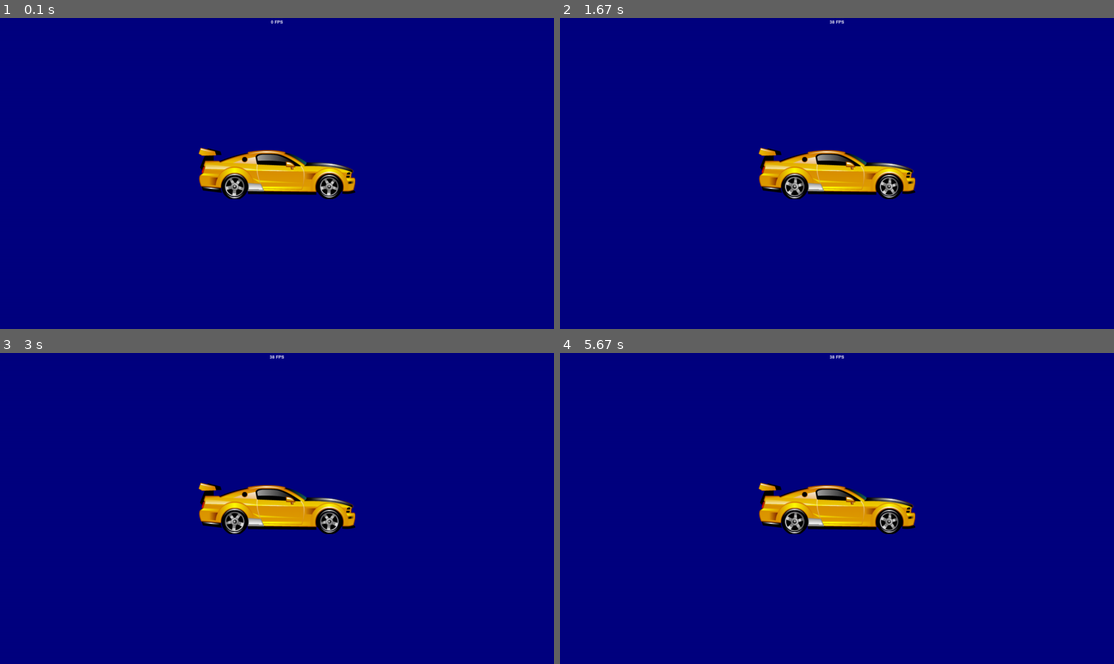
Above: before the commit, frames 1-4 (two rows, left to right).
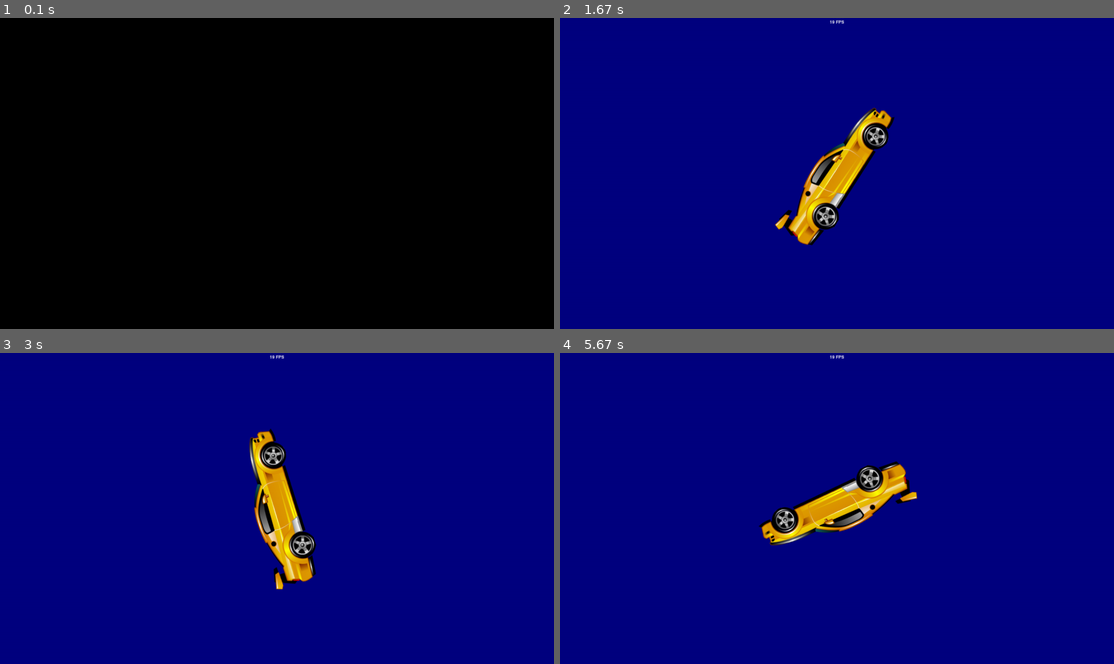
Above: after the commit, the same moments.

Repository: francis-clairicia/PyDiamond
Game: pygame game, started from main.py
Same seed, same stepped clock (60 frames per second), same inputs: the game is played once before the commit and once after it.
Inputs:
- Up to frame 1 (0.1 s): no input
- Up to frame 2 (1.67 s): no input
- Up to frame 3 (3 s): no input
- Up to frame 4 (5.67 s): no input

The runs differ from the first frame. In frame 1, 99% of the frame differs, in the area x 0-100%, y 0-100%; in frame 2, 5.4%; in frame 3, 5.6%; in frame 4, 4.5%.

Commit message:
[UPDATE] Added new features

Diff:
--- a/main.py
+++ b/main.py
@@ -209,9 +209,10 @@
     def __init__(self, window: Window) -> None:
         super().__init__(window, framerate=120)
         self.sprite: AnimatedSprite = AnimatedSprite(*MyResources.car)
-        self.sprite.start_animation(loop=True)
+        self.sprite.start_sprite_animation(loop=True)
         self.sprite.ratio = 20
         self.sprite.center = window.center
+        self.sprite.animation.register_rotation(360, offset=2).start_in_background(self)
 
     def update(self) -> None:
         self.sprite.update()
@@ -224,6 +225,7 @@
 def main() -> None:
     # w: Window = Window("my window", (0, 0))
     w: Window = Window("my window", (1366, 768))
+    MyResources.load_all_resources()
     w.text_framerate.show()
     # w.scenes.push_on_top(ShapeScene(w))
     # w.scenes.push_on_top(AnimationScene(w))
--- a/my_pygame/animation.py
+++ b/my_pygame/animation.py
@@ -14,7 +14,7 @@
     from .window import Window, WindowCallback
 
 
-class AbstractAnimationClass(metaclass=ABCMeta):
+class _AbstractAnimationClass(metaclass=ABCMeta):
     def __init__(self, drawable: Drawable, milliseconds: float):
         self.__drawable: Drawable = drawable
         self.__clock: Clock = Clock()
@@ -50,7 +50,7 @@
         return self.__milliseconds
 
 
-class AnimationSetPosition(AbstractAnimationClass):
+class _AnimationSetPosition(_AbstractAnimationClass):
     def __init__(
         self, drawable: Drawable, milliseconds: float, speed: float, **position: Union[float, Tuple[float, float]]
     ) -> None:
@@ -77,7 +77,7 @@
         self.drawable.set_position(**self.__position)
 
 
-class AnimationMove(AbstractAnimationClass):
+class _AnimationMove(_AbstractAnimationClass):
     def __init__(
         self, drawable: Drawable, translation: Union[Vector2, Tuple[float, float]], milliseconds: float, speed: float
     ) -> None:
@@ -107,7 +107,7 @@
             self.__vector = Vector2(0, 0)
 
 
-class AnimationRotation(AbstractAnimationClass):
+class _AnimationRotation(_AbstractAnimationClass):
     def __init__(
         self,
         drawable: Drawable,
@@ -141,7 +141,7 @@
             self.__actual_angle = self.__angle
 
 
-class AnimationScaleSize(AbstractAnimationClass):
+class _AnimationScaleSize(_AbstractAnimationClass):
     def __init__(self, drawable: Drawable, milliseconds: float, field: str, size: float, offset: float):
         super().__init__(drawable, milliseconds)
         self.__size: float = max(size, 0)
@@ -178,12 +178,12 @@
         self.set_drawable_size(self.__size)
 
 
-class AnimationScaleWidth(AnimationScaleSize):
+class _AnimationScaleWidth(_AnimationScaleSize):
     def __init__(self, drawable: Drawable, milliseconds: float, width: float, offset: float) -> None:
         super().__init__(drawable, milliseconds, "width", width, offset)
 
 
-class AnimationScaleHeight(AnimationScaleSize):
+class _AnimationScaleHeight(_AnimationScaleSize):
     def __init__(self, drawable: Drawable, milliseconds: float, height: float, offset: float) -> None:
         super().__init__(drawable, milliseconds, "height", height, offset)
 
@@ -192,23 +192,23 @@
     def __init__(self, drawable: Drawable):
         self.__drawable: Drawable = drawable
         self.__animations_order: List[str] = ["scale_width", "scale_height", "rotate", "rotate_point", "move"]
-        self.__animations: Dict[str, Optional[AbstractAnimationClass]] = dict.fromkeys(self.__animations_order)
+        self.__animations: Dict[str, Optional[_AbstractAnimationClass]] = dict.fromkeys(self.__animations_order)
         self.__window_callback: Optional[WindowCallback] = None
         self.__save_window_callback: Optional[WindowCallback] = None
-        self.__save_animations: Optional[Dict[str, Optional[AbstractAnimationClass]]] = None
+        self.__save_animations: Optional[Dict[str, Optional[_AbstractAnimationClass]]] = None
 
     def register_position(
         self, speed: float = 1, milliseconds: float = 10, **position: Union[float, Tuple[float, float]]
     ) -> Animation:
         self.stop_background()
-        self.__animations["move"] = AnimationSetPosition(self.__drawable, milliseconds, speed, **position)
+        self.__animations["move"] = _AnimationSetPosition(self.__drawable, milliseconds, speed, **position)
         return self
 
     def register_translation(
         self, translation: Union[Vector2, Tuple[float, float]], speed: float = 1, milliseconds: float = 10
     ) -> Animation:
         self.stop_background()
-        self.__animations["move"] = AnimationMove(self.__drawable, translation, milliseconds, speed)
+        self.__animations["move"] = _AnimationMove(self.__drawable, translation, milliseconds, speed)
         return self
 
     def register_rotation(
@@ -220,7 +220,7 @@
     ) -> Animation:
         self.stop_background()
         animation = "rotate" if point is None else "rotate_point"
-        self.__animations[animation] = AnimationRotation(self.__drawable, milliseconds, angle, offset, point)
+        self.__animations[animation] = _AnimationRotation(self.__drawable, milliseconds, angle, offset, point)
         return self
 
     def register_rotation_set(
@@ -250,7 +250,7 @@
     def register_width_set(self, width: float, offset: float = 1, milliseconds: float = 10) -> Animation:
         self.stop_background()
         self.__animations.pop("scale_height", None)
-        self.__animations["scale_width"] = AnimationScaleWidth(self.__drawable, milliseconds, width, offset)
+        self.__animations["scale_width"] = _AnimationScaleWidth(self.__drawable, milliseconds, width, offset)
         return self
 
     def register_height_offset(self, height_offset: float, step: float = 1, milliseconds: float = 10) -> Animation:
@@ -260,7 +260,7 @@
     def register_height_set(self, height: float, offset: float = 1, milliseconds: float = 10) -> Animation:
         self.stop_background()
         self.__animations.pop("scale_width", None)
-        self.__animations["scale_height"] = AnimationScaleHeight(self.__drawable, milliseconds, height, offset)
+        self.__animations["scale_height"] = _AnimationScaleHeight(self.__drawable, milliseconds, height, offset)
         return self
 
     def start(self, master: Union[Window, Scene], at_every_frame: Optional[Callable[..., None]] = None) -> None:
@@ -305,9 +305,9 @@
     def is_set(self, animation: str) -> bool:
         return self.__animations.get(animation) is not None
 
-    def __iter_animations(self) -> Iterator[AbstractAnimationClass]:
+    def __iter_animations(self) -> Iterator[_AbstractAnimationClass]:
         for animation_name in self.__animations_order:
-            animation: Optional[AbstractAnimationClass] = self.__animations.get(animation_name)
+            animation: Optional[_AbstractAnimationClass] = self.__animations.get(animation_name)
             if animation is not None:
                 yield animation
 
--- a/my_pygame/resource.py
+++ b/my_pygame/resource.py
@@ -119,8 +119,12 @@
     def get_total_nb_resources(cls) -> int:
         return cls.__total_nb_resources
 
-    def get_nb_loader_resources(cls) -> int:
+    def get_nb_loaded_resources(cls) -> int:
         return cls.__nb_loaded_resources
+
+    def load_all_resources(cls) -> None:
+        for resource in cls.__resources_files__:
+            cls.__get_resource(resource)
 
     def __get_resource(cls, resource_name: str) -> Any:
         def load_all_resources(resource_loader: _ResourceLoader) -> Any:
@@ -151,4 +155,4 @@
 
     @property
     def nb_loaded_resources(self) -> int:
-        return type(self).get_nb_loader_resources()
+        return type(self).get_nb_loaded_resources()
--- a/my_pygame/sprite.py
+++ b/my_pygame/sprite.py
@@ -108,12 +108,12 @@
             self.__sprite_idx = (self.__sprite_idx + 1) % len(self.__list)
             Sprite.default_image.fset(self, self.__list[self.__sprite_idx])  # type: ignore
             if self.__sprite_idx == 0 and not self.__loop:
-                self.stop_animation()
+                self.stop_sprite_animation()
 
     def is_sprite_animating(self) -> bool:
         return self.__animation
 
-    def start_animation(self, loop: bool = False) -> None:
+    def start_sprite_animation(self, loop: bool = False) -> None:
         if len(self.__list) <= 1:
             return
         self.__loop = bool(loop)
@@ -121,18 +121,14 @@
         self.__animation = True
         self.__clock.restart()
 
-    def restart_animation(self) -> None:
+    def restart_sprite_animation(self) -> None:
         if len(self.__list) <= 1:
             return
         self.__animation = True
         self.__clock.restart(reset=False)
 
-    def stop_animation(self) -> None:
+    def stop_sprite_animation(self) -> None:
         self.__animation = False
-
-    @property  # type: ignore
-    def default_image(self) -> Surface:
-        return super().default_image
 
     @property
     def ratio(self) -> float:
